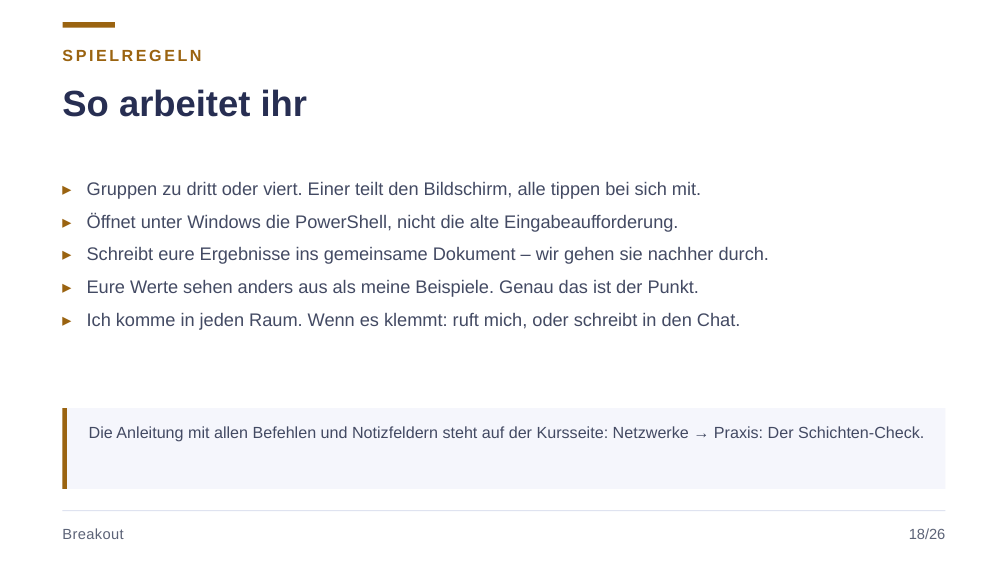
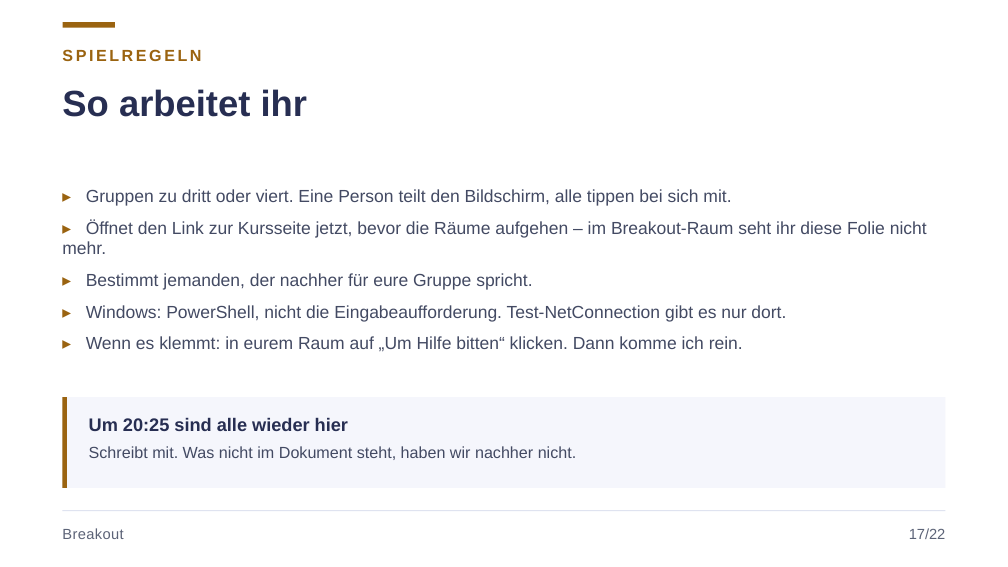
Before and after one commit to JacobMenge/kurs-unterlagen, a slide deck: slide 22 of folien/dist/01-netzwerke-grundlagen.pptx (slide 23 before the commit). Drawn at 1008x567 pixels with LibreOffice and Linux fonts; fonts in the diff are those of the drawing. Boxes give left, top, right and bottom in pixels: in the first picture for what was removed or moved away, otherwise in the second. Text is boxed around its words. In the diff, an @@ line names an element or a change of style, - is before the commit and + after.

Commit message:
netzwerke: schaubilder statt textkarten, befehle je betriebssystem getrennt, online-kontext korrigiert

```diff
--- a/folien/dist/01-netzwerke-grundlagen.pptx
+++ b/folien/dist/01-netzwerke-grundlagen.pptx
@@ text at box(62, 189, 927, 352): text changed; size 13 to 12.5 pt @@
-▸ Gruppen zu dritt oder viert. Einer teilt den Bildschirm, alle tippen bei sich mit.
-▸ Öffnet unter Windows die PowerShell, nicht die alte Eingabeaufforderung.
-▸ Schreibt eure Ergebnisse ins gemeinsame Dokument – wir gehen sie nachher durch.
-▸ Eure Werte sehen anders aus als meine Beispiele. Genau das ist der Punkt.
-▸ Ich komme in jeden Raum. Wenn es klemmt: ruft mich, oder schreibt in den Chat.
+▸ Gruppen zu dritt oder viert. Eine Person teilt den Bildschirm, alle tippen bei sich mit.
+▸ Öffnet den Link zur Kursseite jetzt, bevor die Räume aufgehen – im Breakout-Raum seht ihr diese Folie nicht mehr.
+▸ Bestimmt jemanden, der nachher für eure Gruppe spricht.
+▸ Windows: PowerShell, nicht die Eingabeaufforderung. Test-NetConnection gibt es nur dort.
+▸ Wenn es klemmt: in eurem Raum auf „Um Hilfe bitten“ klicken. Dann komme ich rein.
@@ rectangle: place and size @@
-rectangle at box(62, 408, 946, 489)
+rectangle at box(62, 397, 946, 488)
@@ rectangle: place and size @@
-rectangle at box(62, 408, 67, 489)
+rectangle at box(62, 397, 67, 488)
@@ text added at box(89, 417, 348, 431), 13 pt, text #272E52, bold @@
+Um 20:25 sind alle wieder hier
@@ text removed at box(89, 426, 924, 442) @@
-Die Anleitung mit allen Befehlen und Notizfeldern steht auf der Kursseite: Netzwerke → Praxis: Der Schichten-Check.
@@ text added at box(89, 446, 577, 460), 11.5 pt, text #434A63 @@
+Schreibt mit. Was nicht im Dokument steht, haben wir nachher nicht.
@@ text at box(909, 528, 946, 539): text changed @@
-18/26
+17/22
```
Also in this commit, not shown: 16 other slides changed, 6 slides added, 10 slides removed, 22 other files.
